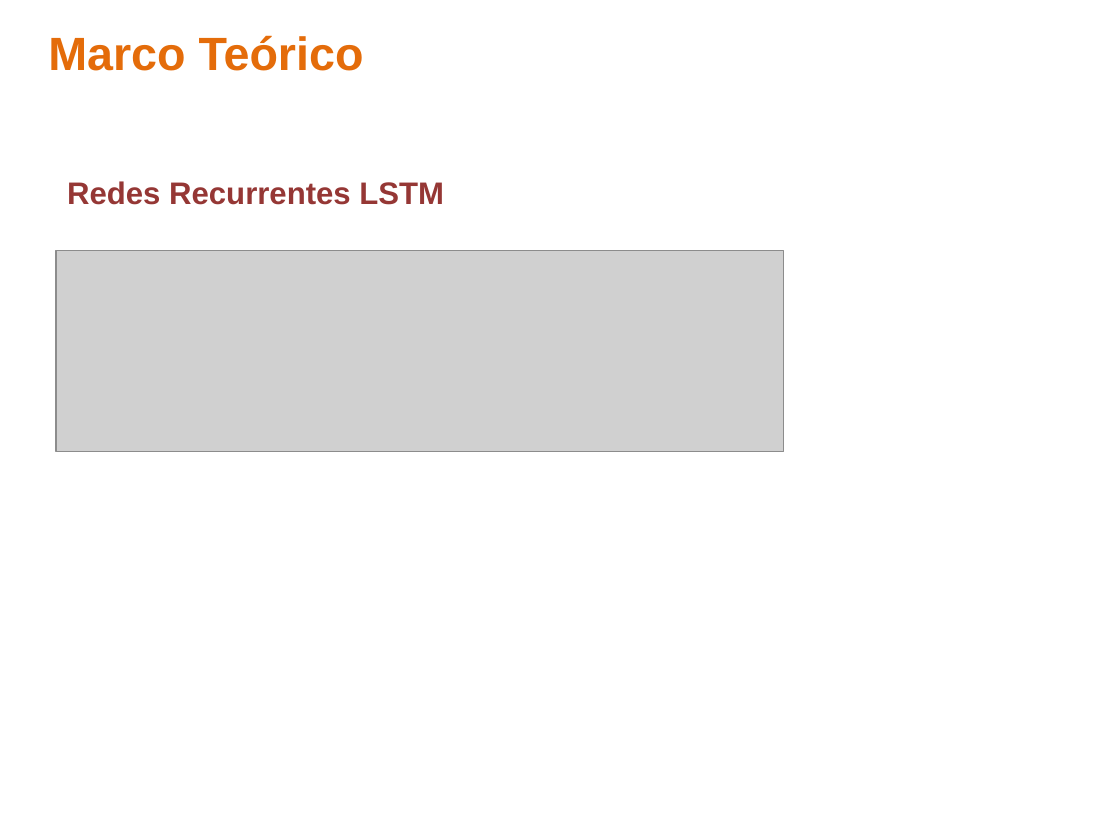
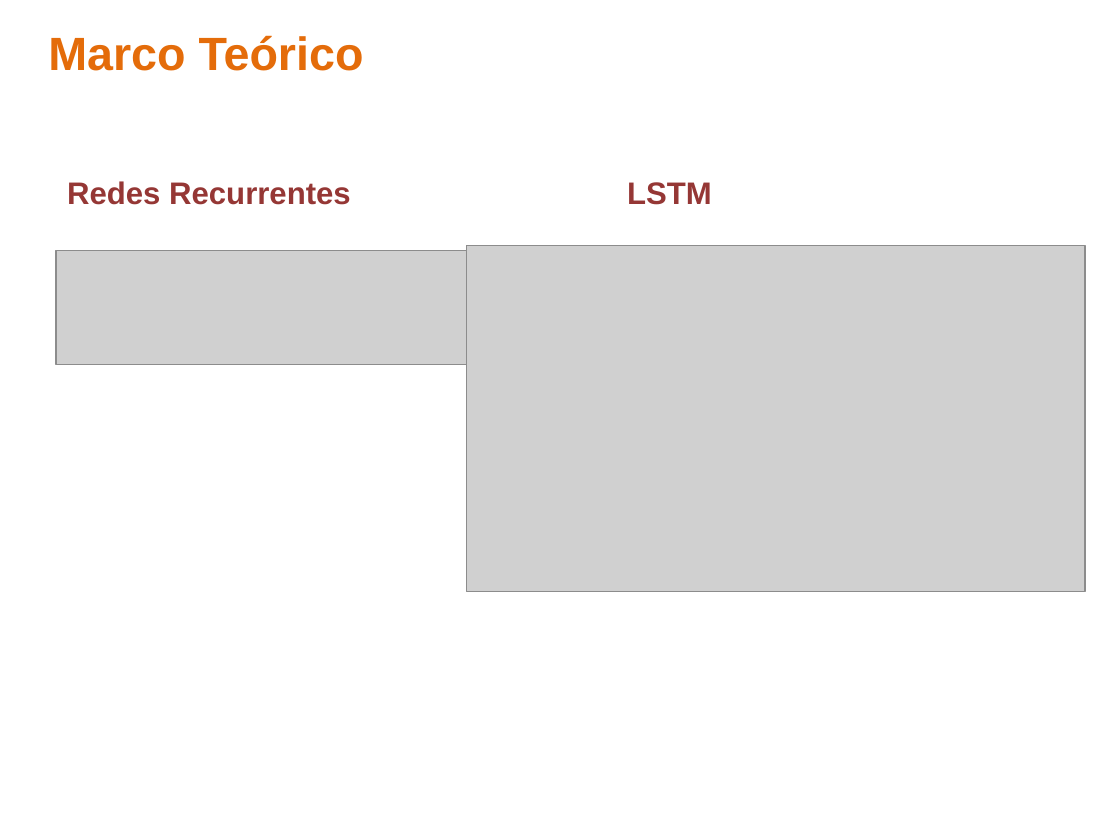
Before and after one commit to ealn/Tesis, a slide deck: slide 6 of Presentacion.pptx (slide 8 before the commit). Drawn at 1120x840 pixels with LibreOffice and Linux fonts; fonts in the diff are those of the drawing; grey boxes stand for pictures; background and template pictures are left out. Boxes give left, top, right and bottom in pixels: in the first picture for what was removed or moved away, otherwise in the second. Text is boxed around its words. In the diff, an @@ line names an element or a change of style, - is before the commit and + after.

```diff
--- a/Presentacion.pptx
+++ b/Presentacion.pptx
@@ text at (67,181,351,205): text changed @@
-Redes Recurrentes LSTM
+Redes Recurrentes
@@ text added at (627,182,712,205), 20 pt, text #953735, bold @@
+LSTM
@@ picture: place and size @@
-picture at (56,251,784,451)
+picture at (56,251,467,364)
@@ picture added at (467,245,1085,591) @@
```
Also in this commit, not shown: 8 other slides changed, 9 slides added, 4 slides removed, 6 other files.
